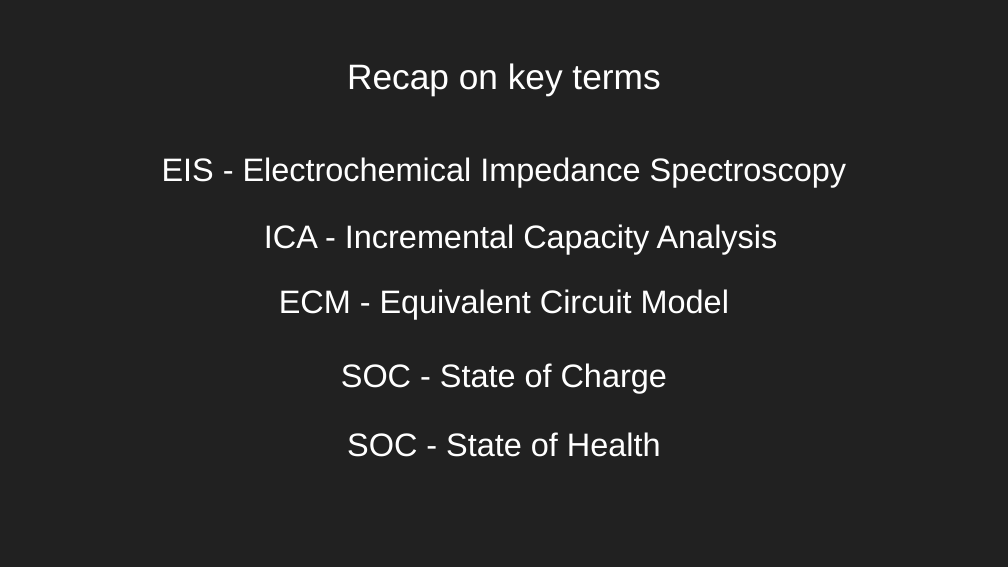
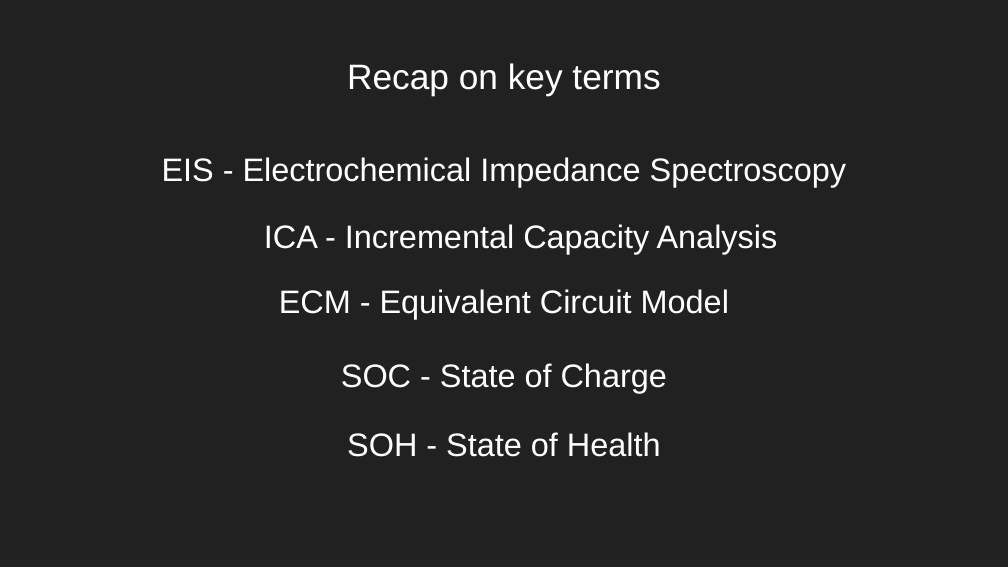
Before and after one commit to Technology-for-the-Poorest-Billion/2024-LiFETIME, a slide deck: slide 3 of interim/Interim Presentation.pptx. Drawn at 1008x567 pixels with LibreOffice and Linux fonts; fonts in the diff are those of the drawing. Boxes give left, top, right and bottom in pixels: in the first picture for what was removed or moved away, otherwise in the second. Text is boxed around its words. In the diff, an @@ line names an element or a change of style, - is before the commit and + after.

```diff
--- a/interim/Interim Presentation.pptx
+++ b/interim/Interim Presentation.pptx
@@ title at (347, 432, 661, 457): text changed @@
-SOC - State of Health
+SOH - State of Health
```
